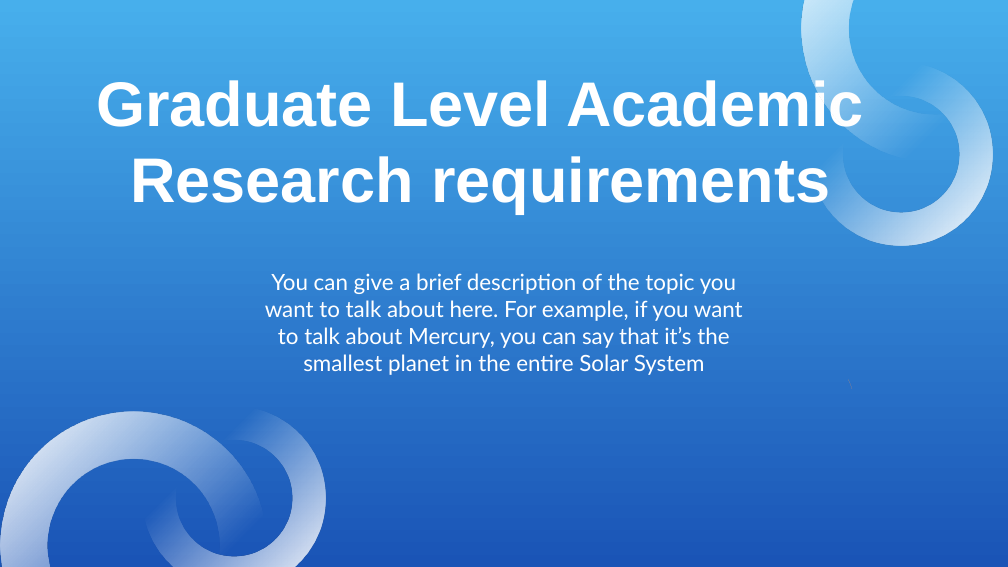
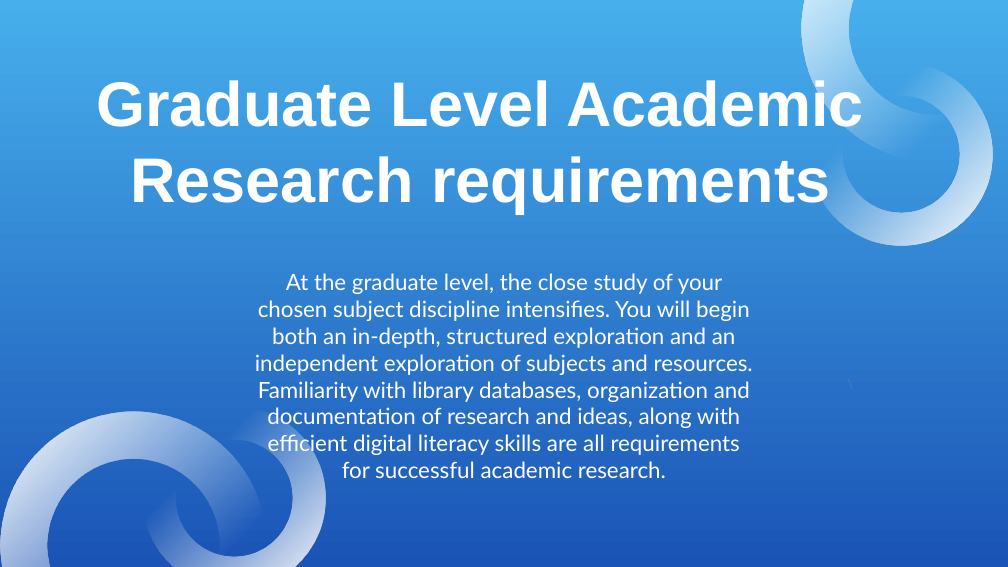
Before and after one commit to rcoon1/GCU-Masters, a slide deck: slide 4 of UNV 507/Topic 1/PSA Policy Violation RCoon.pptx. Drawn at 1008x567 pixels with LibreOffice and Linux fonts; fonts in the diff are those of the drawing. Boxes give left, top, right and bottom in pixels: in the first picture for what was removed or moved away, otherwise in the second. Text is boxed around its words. In the diff, an @@ line names an element or a change of style, - is before the commit and + after.

```diff
--- a/UNV 507/Topic 1/PSA Policy Violation RCoon.pptx
+++ b/UNV 507/Topic 1/PSA Policy Violation RCoon.pptx
@@ subtitle at bbox=[255, 273, 753, 478]: text changed @@
-You can give a brief description of the topic you want to talk about here. For example, if you want to talk about Mercury, you can say that it’s the smallest planet in the entire Solar System
+At the graduate level, the close study of your chosen subject discipline intensifies. You will begin both an in-depth, structured exploration and an independent exploration of subjects and resources. Familiarity with library databases, organization and documentation of research and ideas, along with efficient digital literacy skills are all requirements for successful academic research.
```
Also in this commit, not shown: 4 other slides changed, 2 slides added, 1 slide removed.
